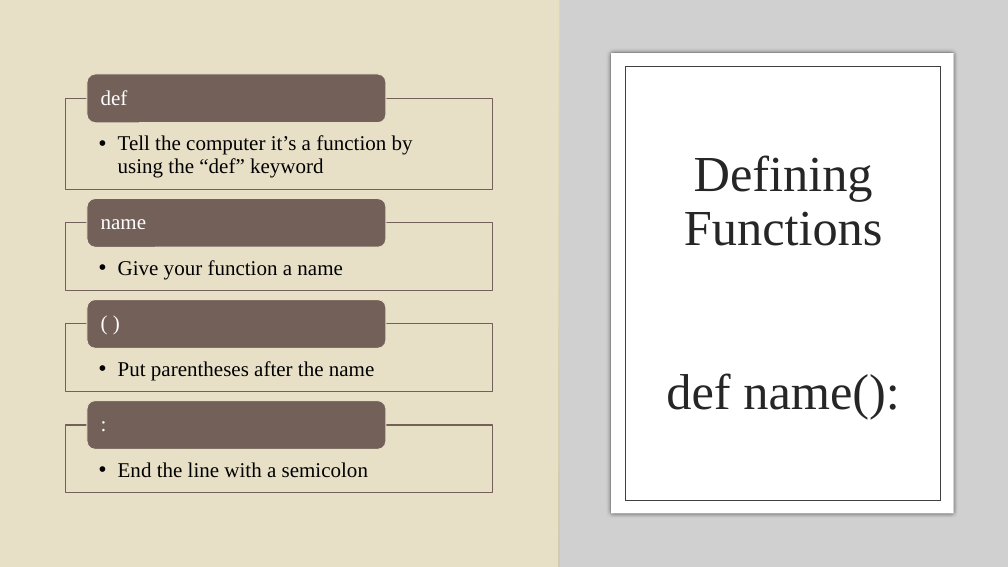
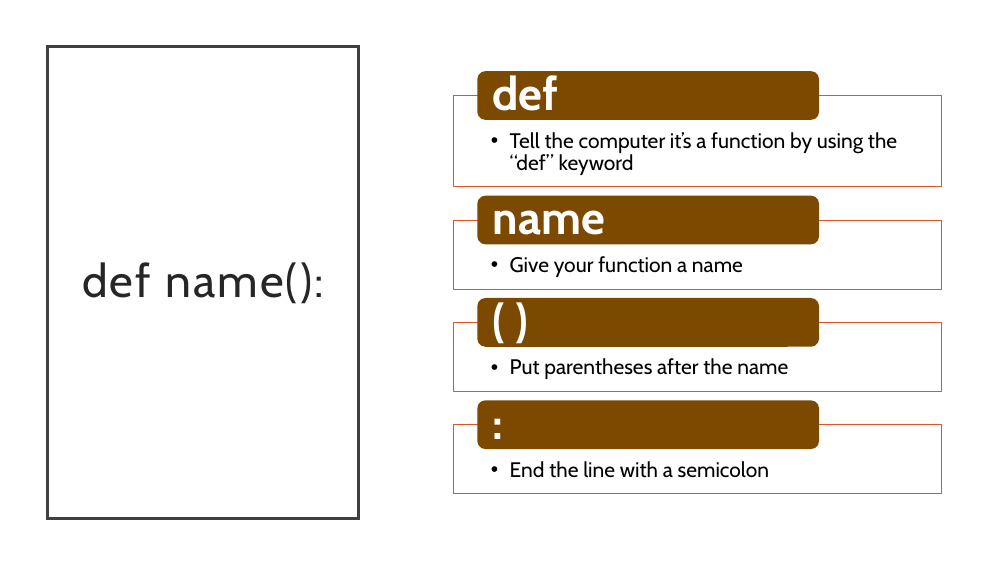
Before and after one commit to rsera/Junior-Knights, a slide deck: slide 5 of Python Day 8 Functions.pptx (slide 4 before the commit). Drawn at 1008x567 pixels with LibreOffice and Linux fonts; fonts in the diff are those of the drawing; grey boxes stand for pictures. Boxes give left, top, right and bottom in pixels: in the first picture for what was removed or moved away, otherwise in the second. Text is boxed around its words. In the diff, an @@ line names an element or a change of style, - is before the commit and + after.

```diff
--- a/Python Day 8 Functions.pptx
+++ b/Python Day 8 Functions.pptx
@@ background #E7E0C7 to #FFFFFF @@
@@ rectangle removed at box(0, 0, 1008, 567) @@
@@ rectangle removed at box(0, 0, 559, 567) @@
@@ picture removed at box(560, 0, 1008, 567) @@
@@ rectangle removed at box(31, 31, 978, 536) @@
@@ title "def name():": place and size @@
-title "def name():" at box(666, 155, 900, 419)
+title "def name():" at box(48, 46, 359, 518)
@@ title "def name():" at box(48, 46, 359, 518): fill none to #FFFFFF; outline none to #404040 2.5 pt @@
@@ rectangle removed at box(611, 53, 954, 513) @@
@@ text "def": place and size @@
-text "def" at box(101, 90, 128, 105)
+text "def" at box(493, 75, 559, 121)
@@ text "def" at box(493, 75, 559, 121): size 20 to 44 pt, font Times New Roman to Cabin, bold on; more space between paragraphs @@
@@ rectangle removed at box(625, 67, 940, 500) @@
@@ text "Tell the computer it’s a ...": place and size @@
-text "Tell the computer it’s a ..." at box(118, 135, 413, 178)
+text "Tell the computer it’s a ..." at box(510, 132, 897, 175)
@@ text "name" at box(493, 195, 605, 245): size 20 to 44 pt, font Times New Roman to Cabin, bold on; more space between paragraphs @@
@@ text "name": place and size @@
-text "name" at box(101, 219, 147, 229)
+text "name" at box(493, 195, 605, 245)
@@ font Times New Roman to Cabin in 4 elements at box(510, 461, 769, 478), box(510, 358, 788, 379), box(510, 132, 897, 175), box(510, 256, 743, 277) @@
@@ text "Give your function a name": place and size @@
-text "Give your function a name" at box(118, 260, 343, 280)
+text "Give your function a name" at box(510, 256, 743, 277)
@@ title at box(82, 262, 323, 304): text changed; size 48 to 44 pt; font Times New Roman to Cabin @@
-Defining Functions
-def name():
+def name():
@@ text "Put parentheses after the name": place and size @@
-text "Put parentheses after the name" at box(118, 361, 375, 381)
+text "Put parentheses after the name" at box(510, 358, 788, 379)
@@ text at box(480, 300, 817, 344): text changed; size 20 to 44 pt; font Times New Roman to Cabin; bold on @@
-:
+( )
@@ group removed at box(66, 74, 493, 493): 4 rectangles, 4 rounded rectangles @@
@@ group added at box(453, 71, 941, 494): 4 rectangles, 4 rounded rectangles @@
@@ text at box(480, 403, 817, 447): text changed; size 20 to 44 pt; font Times New Roman to Cabin; bold on @@
-( )
+:
@@ text "End the line with a ...": place and size @@
-text "End the line with a ..." at box(118, 462, 368, 478)
+text "End the line with a ..." at box(510, 461, 769, 478)
```
Also in this commit, not shown: 19 other slides changed, 2 slides added, 13 other files.
